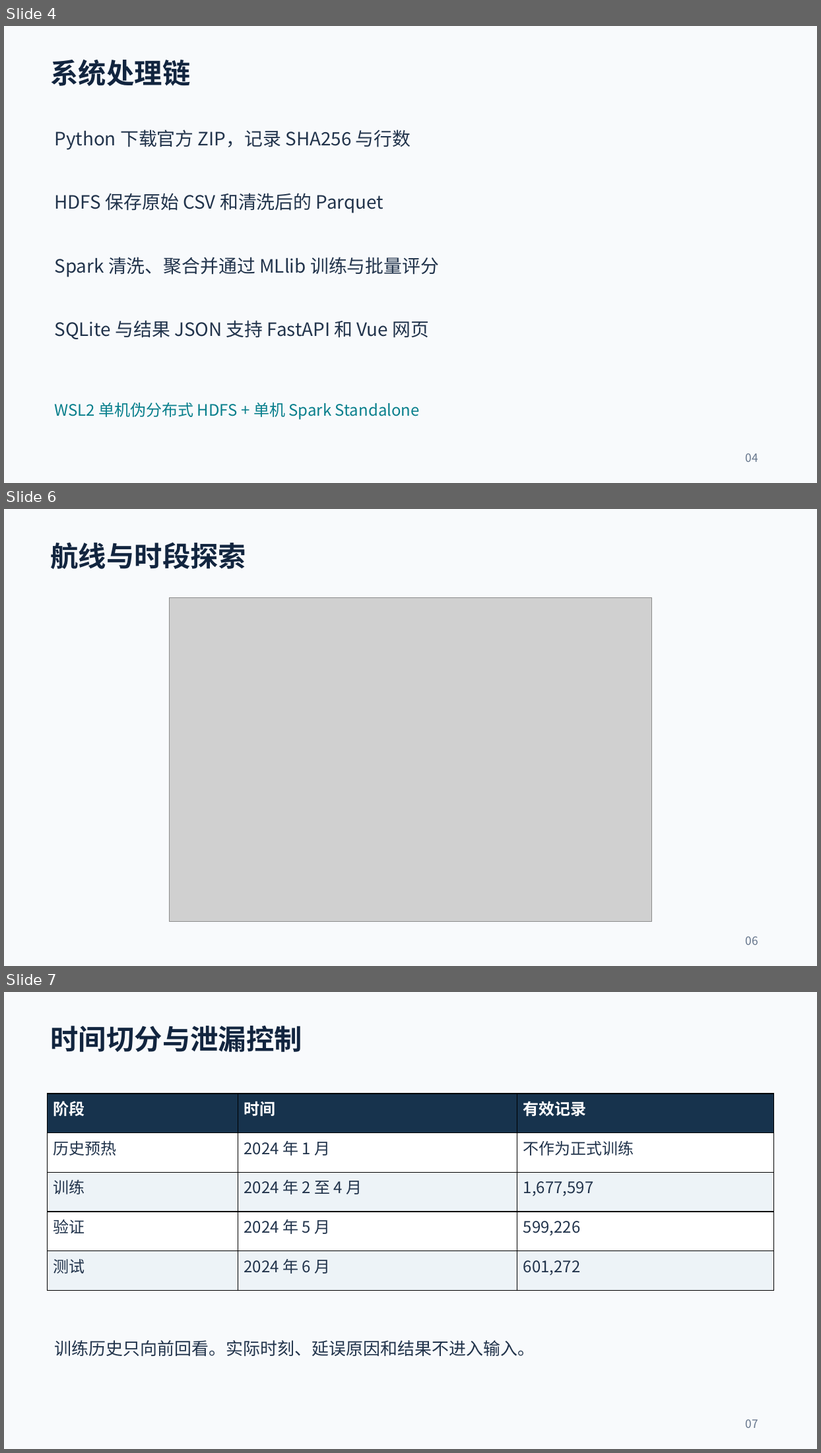
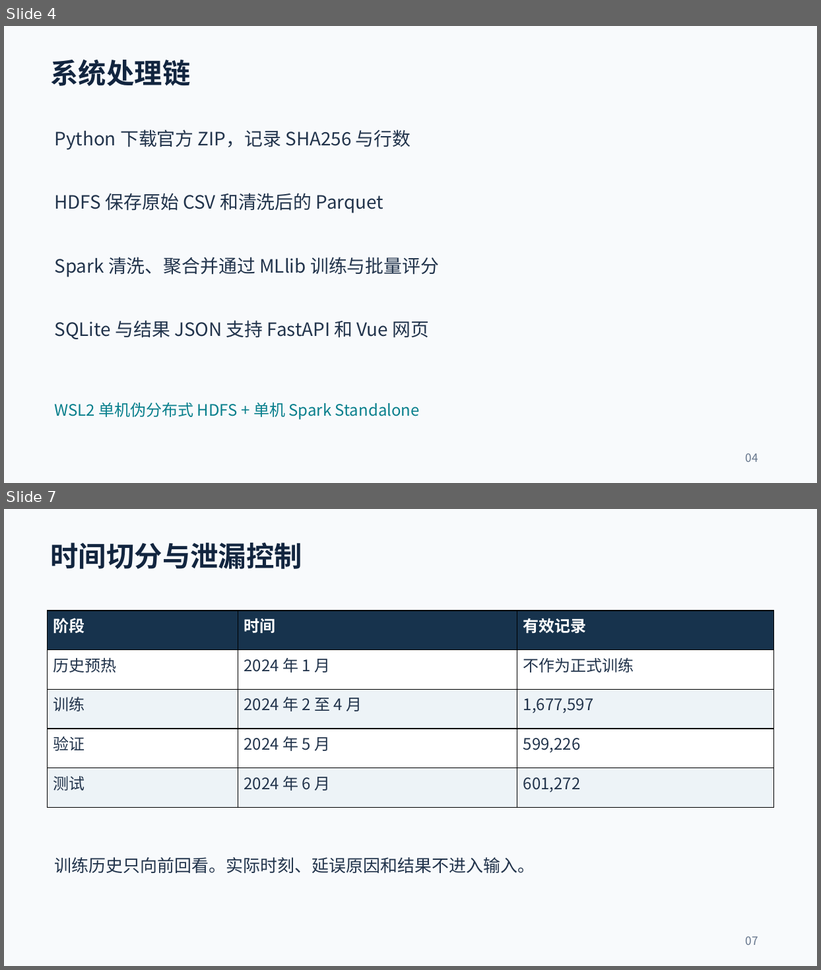
Before and after one commit to hbhjt/flight-risk-system, a slide deck: delivery/flight-risk-defense.pptx. Shown one above the other, each under a label of ours: slides 4, 6 and 7 before the commit, slides 4 and 7 after it; the slides between them are not shown. The pictures are 821x1453 and 821x970 pixels, drawn with LibreOffice and Linux fonts; fonts in the diff are those of the drawing; grey boxes stand for pictures. Boxes give left, top, right and bottom in pixels: in the first picture for what was removed or moved away, otherwise in the second. Text is boxed around its words. In the diff, an @@ line names an element or a change of style, - is before the commit and + after.

```diff
--- a/delivery/flight-risk-defense.pptx
+++ b/delivery/flight-risk-defense.pptx
@@ slide 6 removed at (x1=4, y1=509, x2=817, y2=966), background #F8FAFC @@
@@ text removed at (x1=51, y1=542, x2=246, y2=569) @@
-航线与时段探索
@@ picture removed at (x1=169, y1=598, x2=652, y2=922) @@
@@ text removed at (x1=746, y1=937, x2=758, y2=945) @@
-06
```
Also in this commit, not shown: 1 slide changed, 3 slides added, 2 other slides removed, 23 other files.
